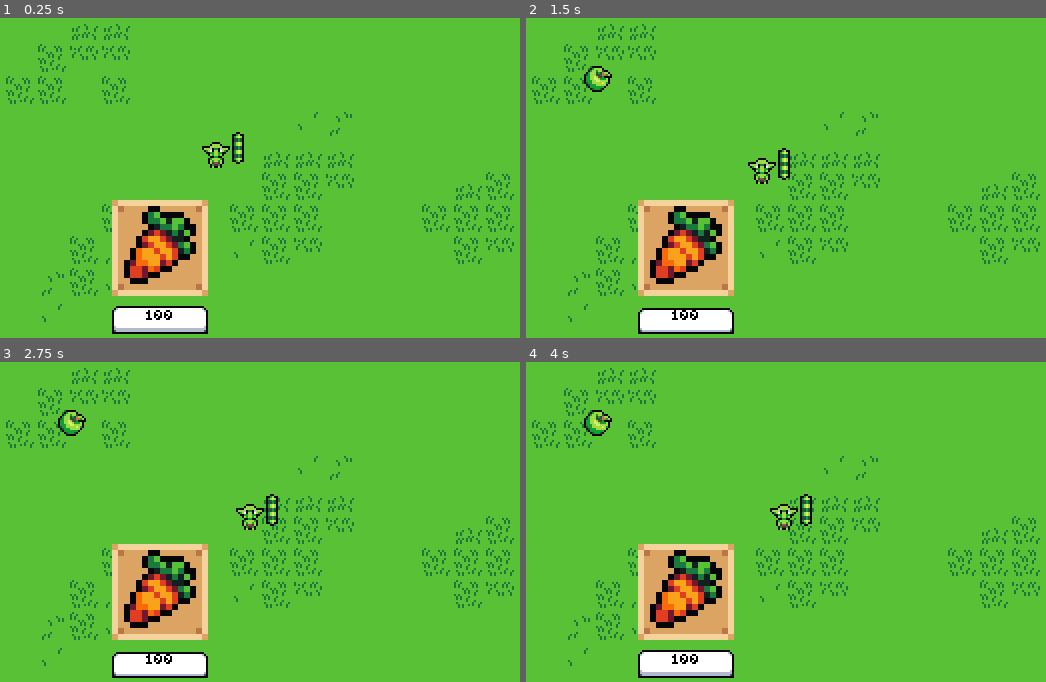
Above: before the commit, frames 1-4 (two rows, left to right).
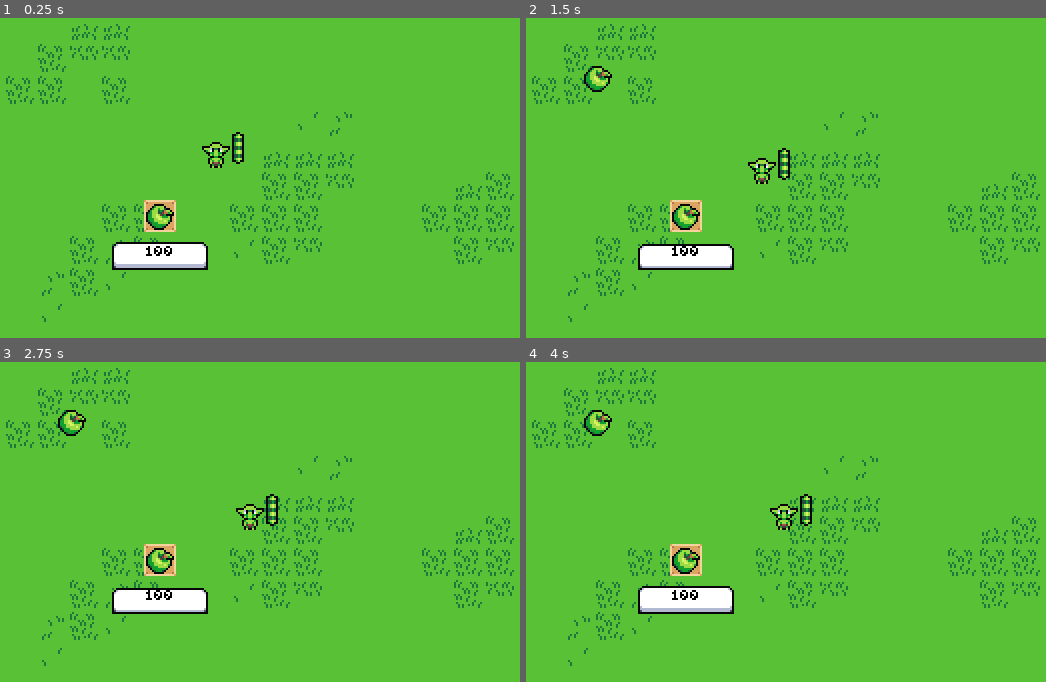
Above: after the commit, the same moments.

Repository: Fivarto/Little-Guys-WorkingTittle
Game: Godot game, scene res://Scenes/Levels/teste_level.tscn
Same seed, same stepped clock (60 frames per second), same inputs: the game is played once before the commit and once after it.
Inputs (mouse positions are in pixels of both pictures, inside the frame that each line leads up to):
- Up to frame 1 (0.25 s): no input
- Up to frame 2 (1.5 s): click "100" at 0.5 s; click "100" at 1.25 s
- Up to frame 3 (2.75 s): click "100" at 2 s
- Up to frame 4 (4 s): move the mouse to (957, 483) at 2.77 s; click (957, 483) at 2.92 s; drag from (692, 518) to (598, 422) at 3.52 s

The runs differ from the first frame. In frame 1, 6.9% of the frame differs, in the area x 21-40%, y 56-99%; in frame 2, 6.8%; in frame 3, 6.8%; in frame 4, 6.9%.

Commit message:
DAY 5 - Clamp Tamagochi to Viewport

Diff:
--- a/Little-Guys-WorkingTittle-main/Scenes/Huds/item_shop_wip.tscn
+++ b/Little-Guys-WorkingTittle-main/Scenes/Huds/item_shop_wip.tscn
@@ -2,10 +2,10 @@
 
 [ext_resource type="Texture2D" uid="uid://ynd0r5f6kcyv" path="res://Assets/UI/Item_Slot_Simple.png" id="1_1ga6k"]
 [ext_resource type="Script" uid="uid://3rob3uo3kdcd" path="res://Scripts/Shop/item_shop_wip.gd" id="1_73m1w"]
-[ext_resource type="Texture2D" uid="uid://b5rtgaiu0ls7l" path="res://Assets/Foods/Carrot.png" id="1_a6kiv"]
 [ext_resource type="Texture2D" uid="uid://c1u7daulmudad" path="res://Assets/UI/Button_Base_Hover48x16.png" id="1_vu2r5"]
 [ext_resource type="Texture2D" uid="uid://dcduoibasqjo8" path="res://Assets/UI/Button_Base_Click48x16.png" id="2_a6kiv"]
 [ext_resource type="Texture2D" uid="uid://vwxoy2l3d6bn" path="res://Assets/UI/Button_Base48x16.png" id="3_1ga6k"]
+[ext_resource type="Texture2D" uid="uid://vriln0errsmi" path="res://Assets/Foods/GreenApple.png" id="3_73m1w"]
 [ext_resource type="FontFile" uid="uid://bpf416n2hbfkv" path="res://Assets/Fonts/pixel.ttf" id="4_73m1w"]
 
 [node name="ItemShop-WIP" type="Control"]
@@ -44,16 +44,20 @@
 offset_bottom = 40.0
 
 [node name="Item_Slot" type="TextureRect" parent="GridContainer/Cursor3/VBoxContainer"]
+custom_minimum_size = Vector2(16, 16)
 layout_mode = 2
+size_flags_horizontal = 4
 texture = ExtResource("1_1ga6k")
-expand_mode = 4
+stretch_mode = 2
 
 [node name="Item_Icon" type="TextureRect" parent="GridContainer/Cursor3/VBoxContainer/Item_Slot"]
+custom_minimum_size = Vector2(16, 16)
 layout_mode = 2
-offset_right = 48.0
-offset_bottom = 48.0
-texture = ExtResource("1_a6kiv")
+offset_right = 16.0
+offset_bottom = 16.0
+texture = ExtResource("3_73m1w")
 expand_mode = 4
+stretch_mode = 2
 
 [node name="buy_button" type="TextureButton" parent="GridContainer/Cursor3/VBoxContainer"]
 custom_minimum_size = Vector2(48, 16)
--- a/Little-Guys-WorkingTittle-main/Scripts/Characters/tamagochi_base.gd
+++ b/Little-Guys-WorkingTittle-main/Scripts/Characters/tamagochi_base.gd
@@ -66,8 +66,18 @@
 			if global_position.distance_to(target_position) < 5:
 				velocity = Vector2.ZERO
 				target_position = Vector2.ZERO
-	else:
-		move_and_slide()
+	elif tama_body:
+
+		tama_body.move_and_slide()
+
+		var viewport_rect = get_viewport().get_visible_rect()
+		var pos = tama_body.global_position
+
+		#CLAMPING TAMAGOCHI IN THE VIEWPORT
+		pos.x = clamp(pos.x, viewport_rect.position.x, viewport_rect.end.x)
+		pos.y = clamp(pos.y, viewport_rect.position.y, viewport_rect.end.y)
+
+		tama_body.global_position = pos
 
 
 
--- a/Little-Guys-WorkingTittle-main/Scripts/Shop/item_shop_wip.gd
+++ b/Little-Guys-WorkingTittle-main/Scripts/Shop/item_shop_wip.gd
@@ -2,7 +2,7 @@
 
 const FOOD = preload("res://Scenes/Food/food.tscn")
 
-@onready var buy_button: TextureButton = $GridContainer/Cursor3/VBoxContainer/TextureButton
+@onready var buy_button: TextureButton = $GridContainer/Cursor3/VBoxContainer/buy_button
 
 
 
@@ -12,4 +12,4 @@
 
 	food_ins.position = Vector2(50, 50)
 
-	add_child(food_ins)
+	owner.add_child(food_ins)
--- a/Little-Guys-WorkingTittle-main/StateMachines/States/Idle.gd
+++ b/Little-Guys-WorkingTittle-main/StateMachines/States/Idle.gd
@@ -12,12 +12,13 @@
 func randomize_wander():
 
 	if !owner.selected:
-		move_to_position = Vector2(randf_range(-1 , 1) , randf_range(-1 , 1))
+		move_to_position = Vector2(randf_range(-1 , 1),randf_range(-1 , 1))
 		wander_timer = randf_range(1, 3)
 
 func _Enter():
 	print("ENTROU IDLE")
-	SignalBus.FoodSpawned.connect(get_target)
+	if not SignalBus.FoodSpawned.is_connected(get_target):
+		SignalBus.FoodSpawned.connect(get_target)
 	get_target()
 	owner.tama_res.move_speed = 10
 	randomize_wander()
--- a/Little-Guys-WorkingTittle-main/StateMachines/States/follow.gd
+++ b/Little-Guys-WorkingTittle-main/StateMachines/States/follow.gd
@@ -6,7 +6,8 @@
 func _Enter():
 
 	print("ENTROU FOLLOW")
-	SignalBus.FoodEaten.connect(_food_eaten)
+	if not SignalBus.FoodEaten.is_connected(_food_eaten):
+		SignalBus.FoodEaten.connect(_food_eaten)
 	target = get_tree().get_first_node_in_group("Items")
 
 
Binary file changed: Little-Guys-WorkingTittle-main/Assets/Sprite_Bases.ase
